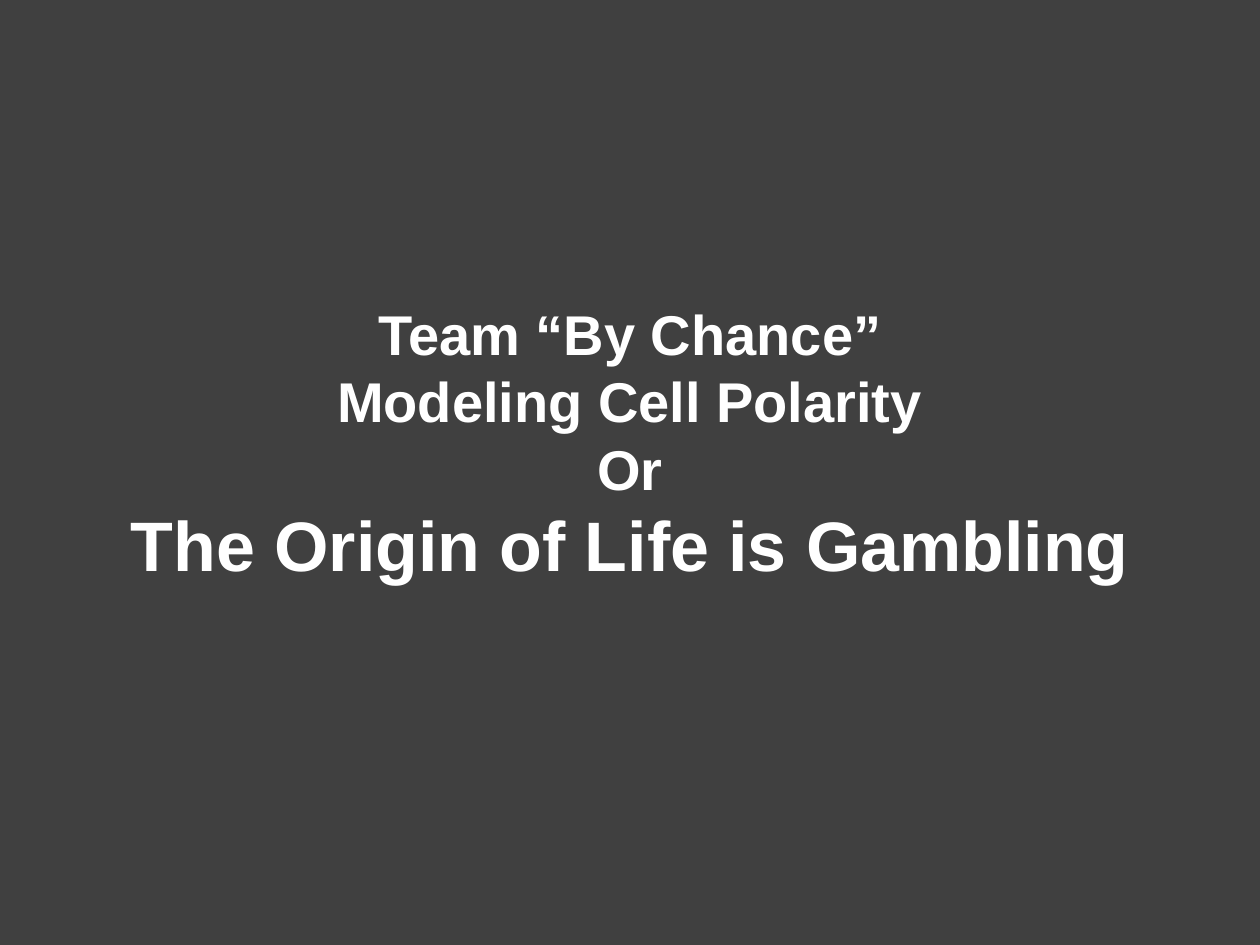
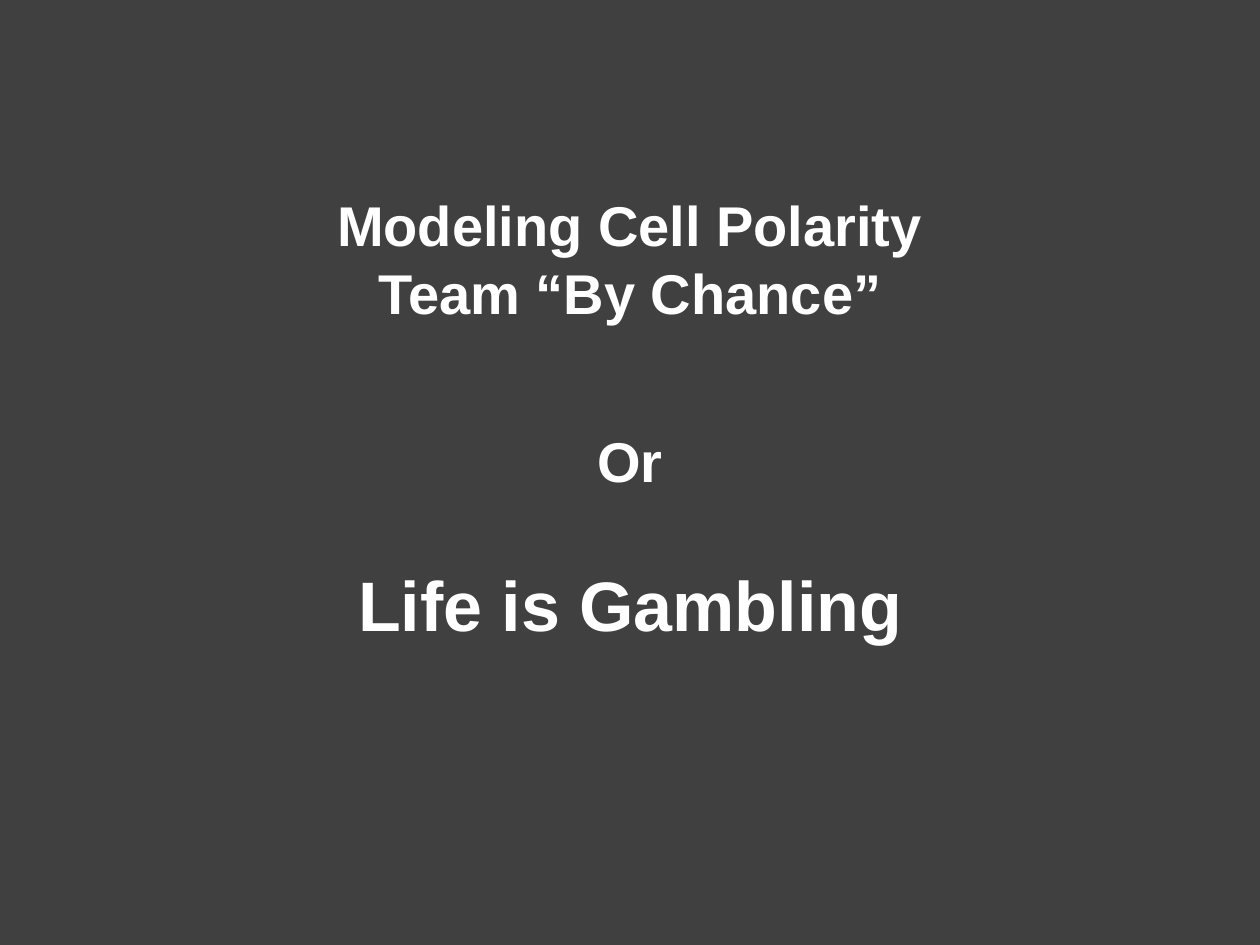
Before and after one commit to FannyGeorgi/SyBioSummerschoolGroup2, a slide deck: slide 1 of SysBioSummerSchoolGroup2.pptx. Drawn at 1260x945 pixels with LibreOffice and Linux fonts; fonts in the diff are those of the drawing. Boxes give left, top, right and bottom in pixels: in the first picture for what was removed or moved away, otherwise in the second. Text is boxed around its words. In the diff, an @@ line names an element or a change of style, - is before the commit and + after.

```diff
--- a/SysBioSummerSchoolGroup2.pptx
+++ b/SysBioSummerSchoolGroup2.pptx
@@ text "Modeling Cell Polarity": place and size @@
-text "Modeling Cell Polarity" at [131,314,1128,584]
+text "Modeling Cell Polarity" at [337,205,921,324]
@@ text at [337,205,921,257]: paragraph added @@
+Modeling Cell Polarity
@@ text at [131,381,1128,584]: paragraphs removed @@
-Modeling Cell Polarity
-Or
-The Origin of Life is Gambling
@@ text added at [358,443,901,644], 40 pt, text #FFFFFF, bold @@
+Or
+Life is Gambling
```
Also in this commit, not shown: 9 other slides changed, 5 slides added, 1 slide removed, 4 other files.
